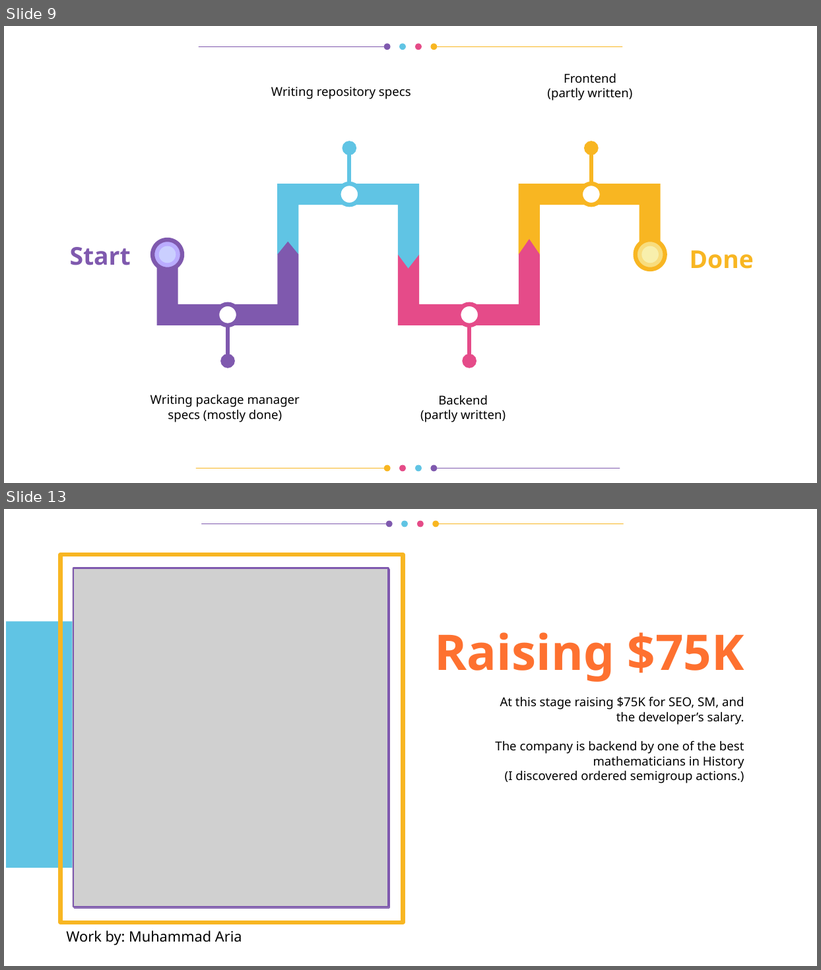
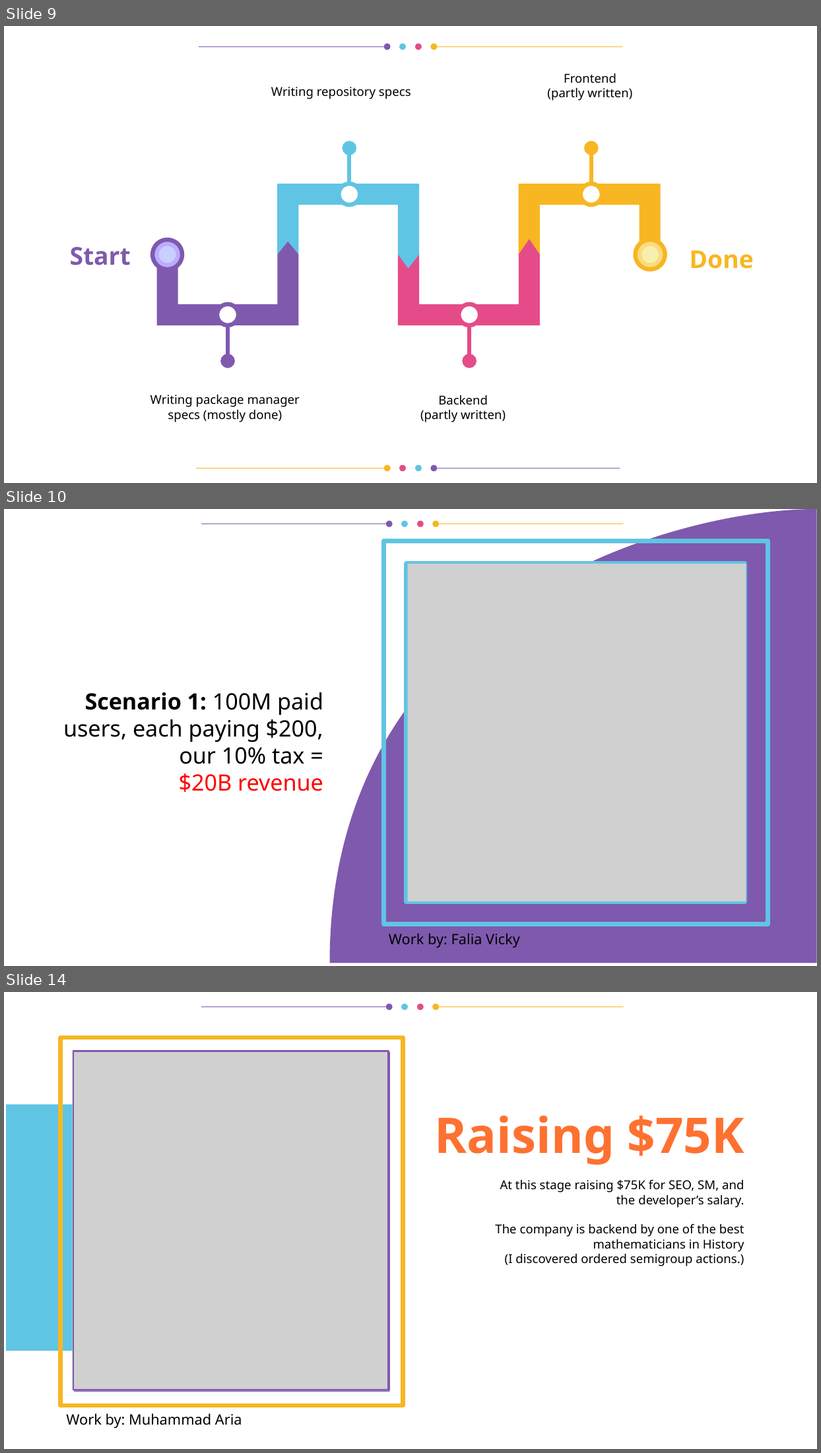
Before and after one commit to vporton/icp-package-manager, a slide deck: docs/presentation.odp. Shown one above the other, each under a label of ours: slides 9 and 13 before the commit, slides 9, 10 and 14 after it; the slides between them are not shown. The pictures are 821x970 and 821x1453 pixels, drawn with LibreOffice and Linux fonts; fonts in the diff are those of the drawing; grey boxes stand for pictures. Boxes give left, top, right and bottom in pixels: in the first picture for what was removed or moved away, otherwise in the second. Text is boxed around its words. In the diff, an @@ line names an element or a change of style, - is before the commit and + after.

```diff
--- a/docs/presentation.odp
+++ b/docs/presentation.odp
@@ slide 10 added at bbox=[4, 509, 817, 966], background #FFFFFF; not listed: 2 template elements that a slide beside it also shows @@
@@ freeform shape added at bbox=[330, 509, 817, 964], fill #7F59AE @@
@@ group added at bbox=[386, 521, 440, 527]: 4 freeform shapes @@
@@ freeform shape added at bbox=[384, 541, 768, 925], outline #60C4E4 4.48 pt @@
@@ freeform shape added at bbox=[407, 564, 746, 902], outline #60C4E4 4.48 pt @@
@@ picture added at bbox=[408, 564, 746, 902] @@
@@ title added at bbox=[63, 692, 323, 792], 22 pt, text #000000 @@
+Scenario 1: 100M paid users, each paying $200, our 10% tax =
+$20B revenue
@@ text added at bbox=[389, 933, 520, 948], 14 pt, text #000000 @@
+Work by: Falia Vicky
@@ what was slide 13 is now slide 14 @@
```
Also in this commit, not shown: 5 slides changed.
